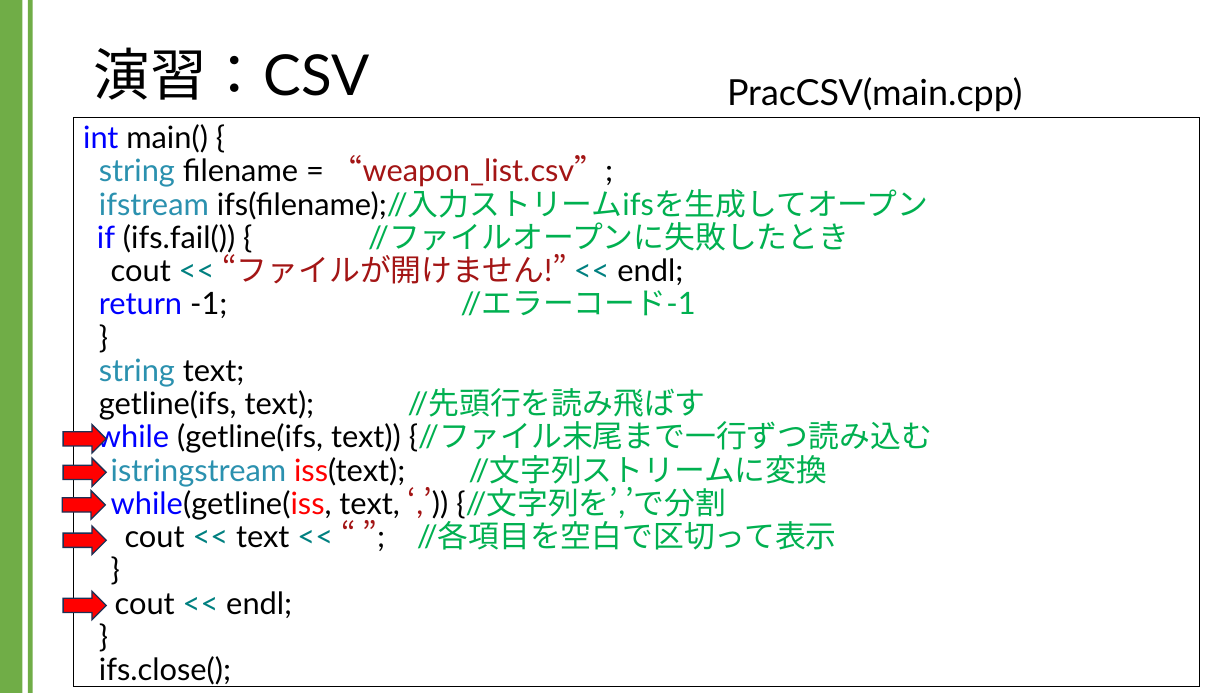
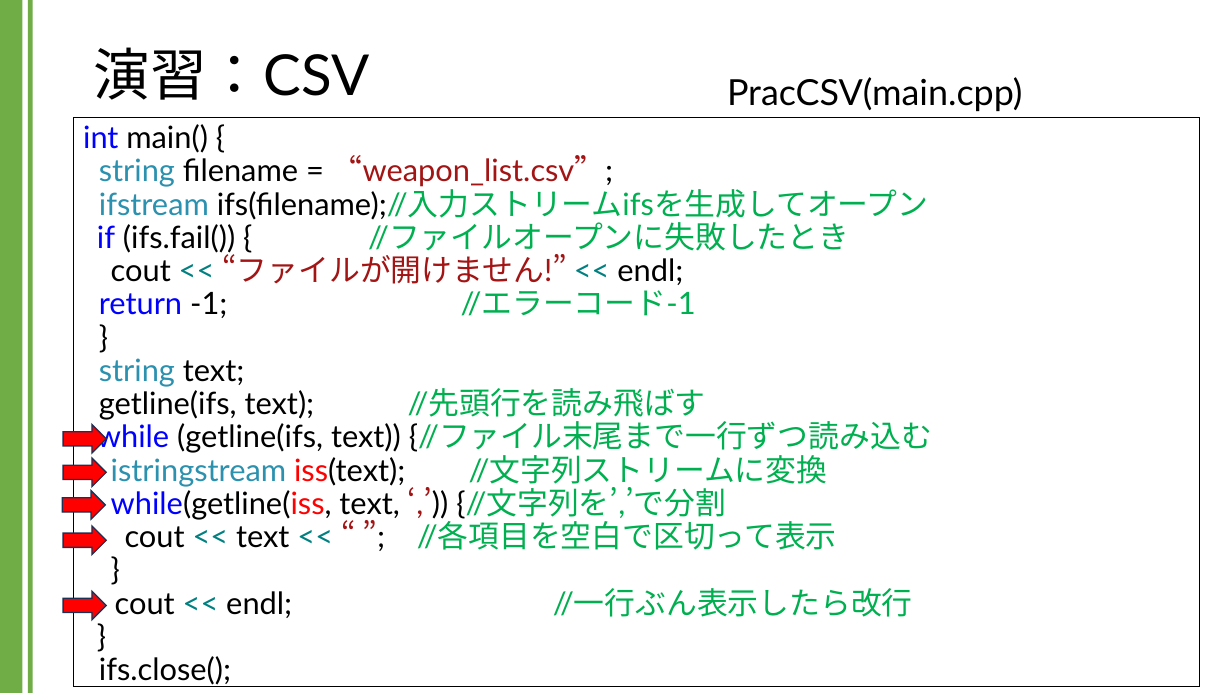
Before and after one commit to kic-murata/cpp2024, a slide deck: slide 8 of 授業資料/演習課題：CSV.pptx. Drawn at 1232x693 pixels with LibreOffice and Linux fonts; fonts in the diff are those of the drawing. Boxes give left, top, right and bottom in pixels: in the first picture for what was removed or moved away, otherwise in the second. Text is boxed around its words. In the diff, an @@ line names an element or a change of style, - is before the commit and + after.

```diff
--- a/授業資料/演習課題：CSV.pptx
+++ b/授業資料/演習課題：CSV.pptx
@@ text at bbox=[83, 124, 932, 685]: text changed @@
-int main() {
-string filename = “weapon_list.csv”;
-ifstream ifs(filename);//入力ストリームifsを生成してオープン
-if (ifs.fail()) { //ファイルオープンに失敗したとき
-cout << “ファイルが開けません!” << endl;
-return -1; //エラーコード-1
-}
-string text;
-getline(ifs, text); //先頭行を読み飛ばす
-while (getline(ifs, text)) {//ファイル末尾まで一行ずつ読み込む
-istringstream iss(text); //文字列ストリームに変換
-while(getline(iss, text, ‘,’)) {//文字列を’,’で分割
-cout << text << “ ”; //各項目を空白で区切って表示
-}
-cout << endl;
-}
-ifs.close();
+int main() {
+string filename = “weapon_list.csv”;
+ifstream ifs(filename);//入力ストリームifsを生成してオープン
+if (ifs.fail()) { //ファイルオープンに失敗したとき
+cout << “ファイルが開けません!” << endl;
+return -1; //エラーコード-1
+}
+string text;
+getline(ifs, text); //先頭行を読み飛ばす
+while (getline(ifs, text)) {//ファイル末尾まで一行ずつ読み込む
+istringstream iss(text); //文字列ストリームに変換
+while(getline(iss, text, ‘,’)) {//文字列を’,’で分割
+cout << text << “ ”; //各項目を空白で区切って表示
+}
+cout << endl; //一行ぶん表示したら改行
+}
+ifs.close();
```
Also in this commit, not shown: 1 other slide changed, 20 slides removed, 2 other files.
